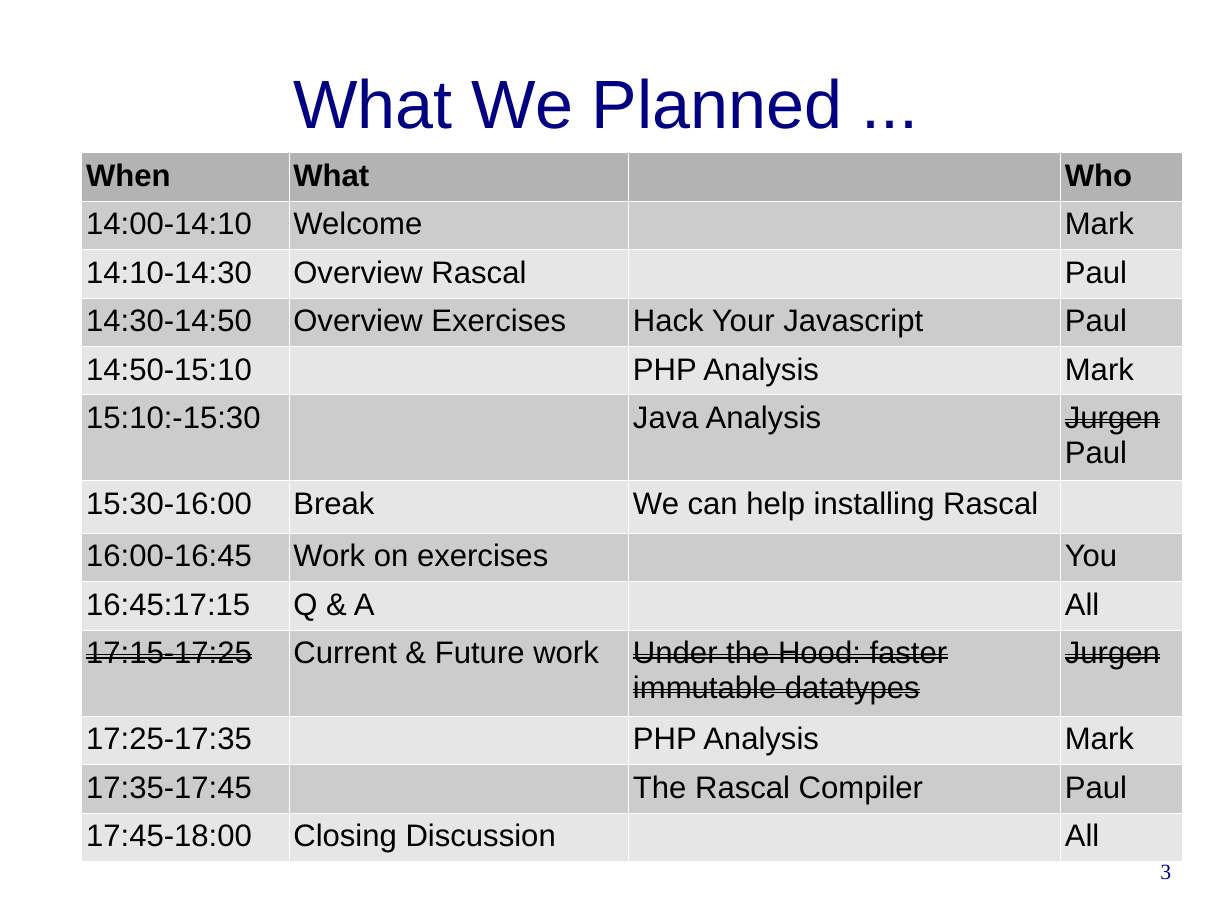
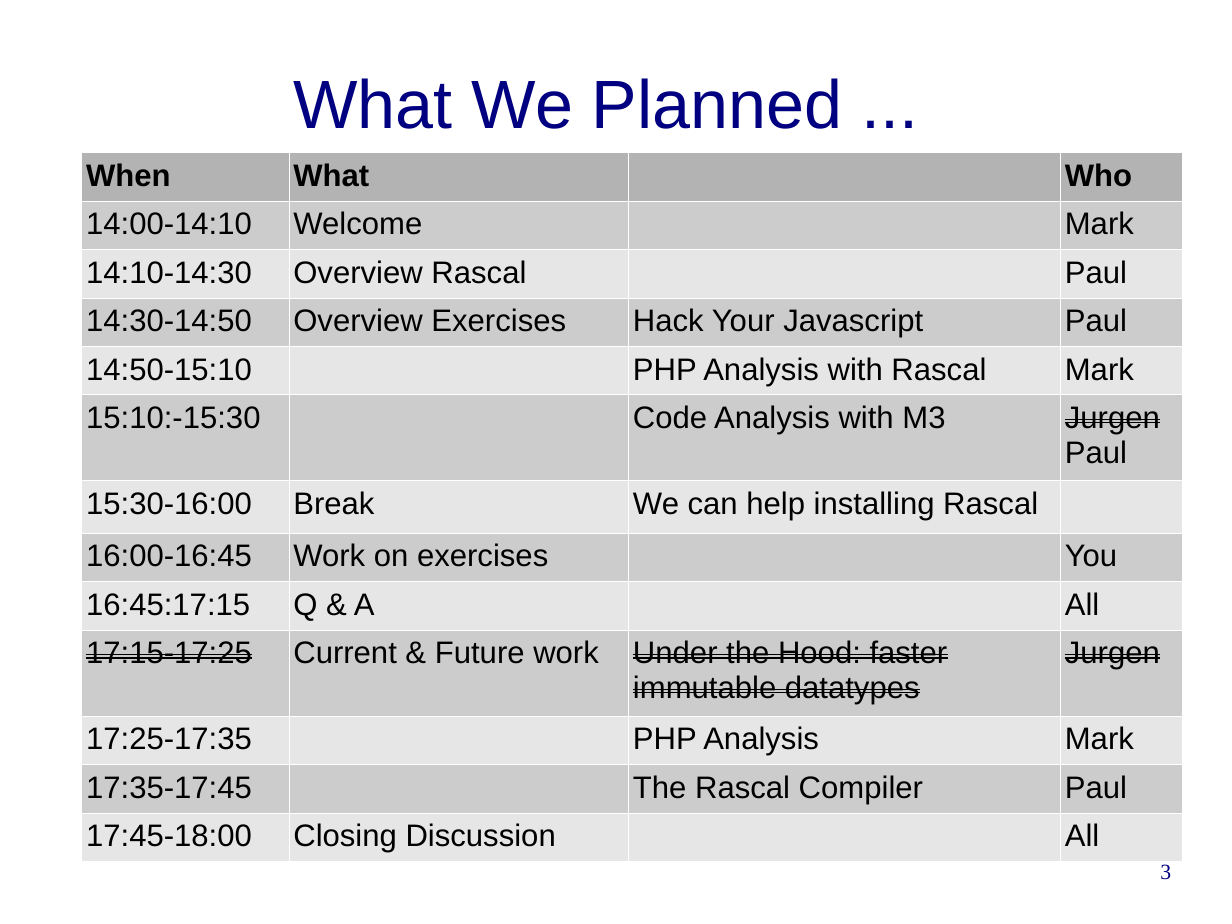
Before and after one commit to cwi-swat/rascal-course-pldi-2015, a slide deck: slide 3 of presentations/Welcome.odp. Drawn at 1232x924 pixels with LibreOffice and Linux fonts; fonts in the diff are those of the drawing; background and template pictures are left out. Boxes give left, top, right and bottom in pixels: in the first picture for what was removed or moved away, otherwise in the second. Text is boxed around its words. In the diff, an @@ line names an element or a change of style, - is before the commit and + after.

```diff
--- a/presentations/Welcome.odp
+++ b/presentations/Welcome.odp
@@ table at <box>82,152,1182,857</box> @@
-row 5, column 3: PHP Analysis
+row 5, column 3: PHP Analysis with Rascal
-row 6, column 3: Java Analysis
+row 6, column 3: Code Analysis with M3
```
Also in this commit, not shown: 3 other files.
